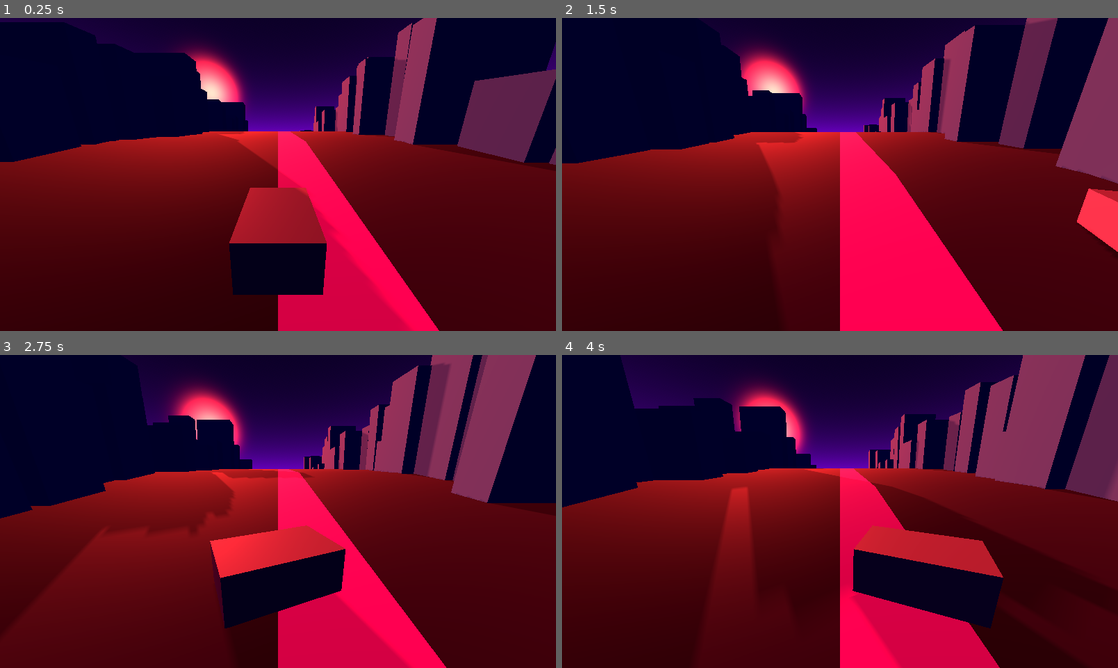
Above: before the commit, frames 1-4 (two rows, left to right).
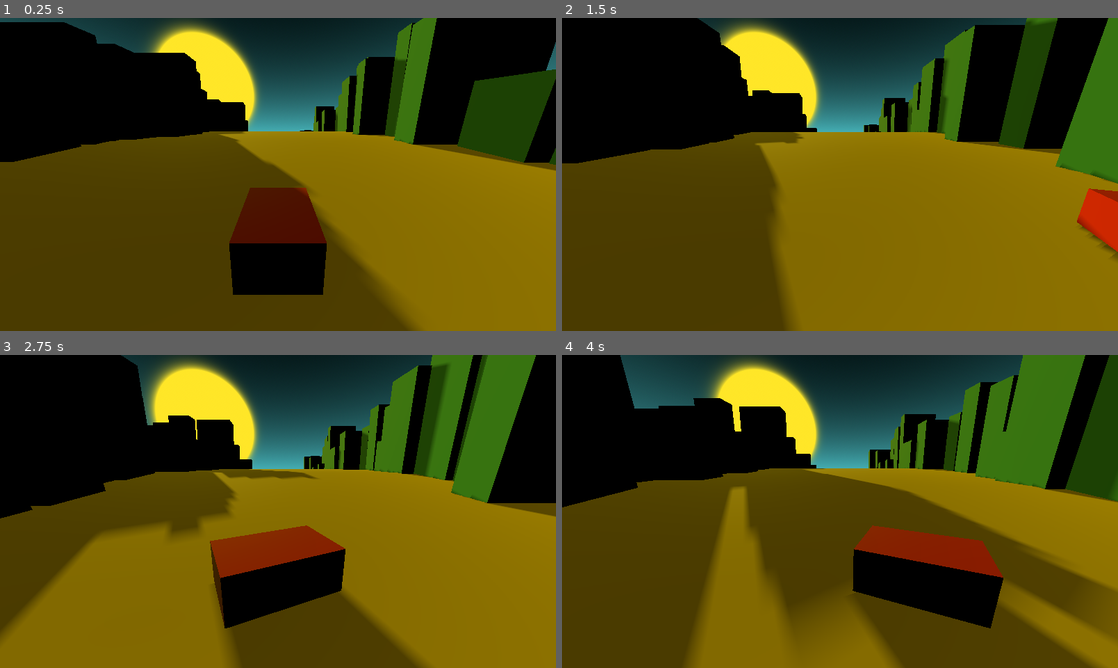
Above: after the commit, the same moments.

Repository: bjornarprytz/waves
Game: Godot game, scene res://main.tscn
Two runs of this game, one before a commit and one after it. Both use one fixed random seed, a clock stepped at 60 frames per second and the inputs below.
Inputs:
- Up to frame 1 (0.25 s): no input
- Up to frame 2 (1.5 s): hold Right (ui_right) 0.53-1.28 s; hold Left (ui_left) from 1.28 s (still down)
- Up to frame 3 (2.75 s): release Left (ui_left) at 2.03 s; hold Right (ui_right) from 2.03 s (still down)
- Up to frame 4 (4 s): release Right (ui_right) at 3.53 s; hold Left (ui_left) from 3.53 s (still down)

The runs differ from the first frame. In frame 1, 97% of the frame differs, in the area x 0-100%, y 0-100%; in frame 2, 100%; in frame 3, 97%; in frame 4, 100%.

Commit message:
wip light

Diff:
--- a/src/car.tscn
+++ b/src/car.tscn
@@ -1,11 +1,15 @@
-[gd_scene load_steps=3 format=3 uid="uid://dnlnc82km7nue"]
+[gd_scene load_steps=4 format=3 uid="uid://dnlnc82km7nue"]
 
 [ext_resource type="Script" uid="uid://ghdg8kw3r0wl" path="res://car.gd" id="1_7822p"]
 
 [sub_resource type="BoxMesh" id="BoxMesh_h2yge"]
 size = Vector3(0.605, 0.4, 1)
 
+[sub_resource type="StandardMaterial3D" id="StandardMaterial3D_7822p"]
+albedo_color = Color(0.90588236, 0.14901961, 0.13333334, 1)
+
 [node name="Car" type="MeshInstance3D"]
 transform = Transform3D(1, 0, 0, 0, 0.99999994, 0, 0, 0, 0.99999994, 0, 0, 0)
 mesh = SubResource("BoxMesh_h2yge")
+surface_material_override/0 = SubResource("StandardMaterial3D_7822p")
 script = ExtResource("1_7822p")
--- a/src/ground.tscn
+++ b/src/ground.tscn
@@ -1,7 +1,11 @@
-[gd_scene load_steps=5 format=3 uid="uid://bccp5jxnm18cp"]
+[gd_scene load_steps=6 format=3 uid="uid://bccp5jxnm18cp"]
 
 [ext_resource type="Shader" uid="uid://cey285dctf074" path="res://ground.gdshader" id="1_t7tip"]
 [ext_resource type="Script" uid="uid://cen7w6j0ng0py" path="res://ground.gd" id="3_tv015"]
+
+[sub_resource type="StandardMaterial3D" id="StandardMaterial3D_tv015"]
+albedo_color = Color(1, 0.9019608, 0.16078432, 1)
+uv1_scale = Vector3(0, 40, 10)
 
 [sub_resource type="ShaderMaterial" id="ShaderMaterial_h2yge"]
 render_priority = 0
@@ -25,5 +29,6 @@
 
 [node name="Ground" type="MeshInstance3D"]
 transform = Transform3D(-4.371139e-08, 1, 0, -1, -4.371139e-08, 0, 0, 0, 1, 0, 0, 0)
+material_override = SubResource("StandardMaterial3D_tv015")
 mesh = SubResource("CylinderMesh_ig7tw")
 script = ExtResource("3_tv015")
--- a/src/main.tscn
+++ b/src/main.tscn
@@ -5,22 +5,18 @@
 [ext_resource type="PackedScene" uid="uid://dnlnc82km7nue" path="res://car.tscn" id="3_h2yge"]
 
 [sub_resource type="ProceduralSkyMaterial" id="ProceduralSkyMaterial_synth"]
-sky_top_color = Color(0.0627451, 0, 0.172549, 1)
-sky_horizon_color = Color(0.545098, 0, 1, 1)
-ground_bottom_color = Color(0.0627451, 0, 0.172549, 1)
-ground_horizon_color = Color(0.141176, 0, 0.27451, 1)
+sky_top_color = Color(0, 0, 0, 1)
+sky_horizon_color = Color(0.28627452, 0.7254902, 0.7490196, 1)
+sky_curve = 0.26116505
 
 [sub_resource type="Sky" id="Sky_synth"]
 sky_material = SubResource("ProceduralSkyMaterial_synth")
 
 [sub_resource type="Environment" id="Environment_synth"]
 background_mode = 2
-background_energy_multiplier = 0.79
 sky = SubResource("Sky_synth")
 sky_custom_fov = 100.0
-ambient_light_source = 3
-ambient_light_color = Color(0.90588236, 0.14901961, 0.13333334, 1)
-ambient_light_energy = 0.3
+ambient_light_source = 2
 
 [node name="Main" type="Node3D"]
 script = ExtResource("1_h2yge")
@@ -43,7 +39,7 @@
 
 [node name="Sun" type="DirectionalLight3D" parent="."]
 transform = Transform3D(-0.9134531, 0.09986766, -0.3944995, -3.128903e-08, 0.9694197, 0.24540894, 0.40694404, 0.22416957, -0.8855195, 0, 0, -66.45788)
-light_color = Color(0.90588236, 0.14901961, 0.13333334, 1)
-light_energy = 7.642
+light_color = Color(1, 0.9019608, 0.16078432, 1)
+light_angular_distance = 14.15
 shadow_enabled = true
-shadow_opacity = 0.5
+shadow_opacity = 0.69
--- a/src/project.godot
+++ b/src/project.godot
@@ -42,6 +42,13 @@
 "mipmaps/generate": true
 }
 
+[input]
+
+ui_lef={
+"deadzone": 0.2,
+"events": []
+}
+
 [rendering]
 
 renderer/rendering_method="gl_compatibility"
